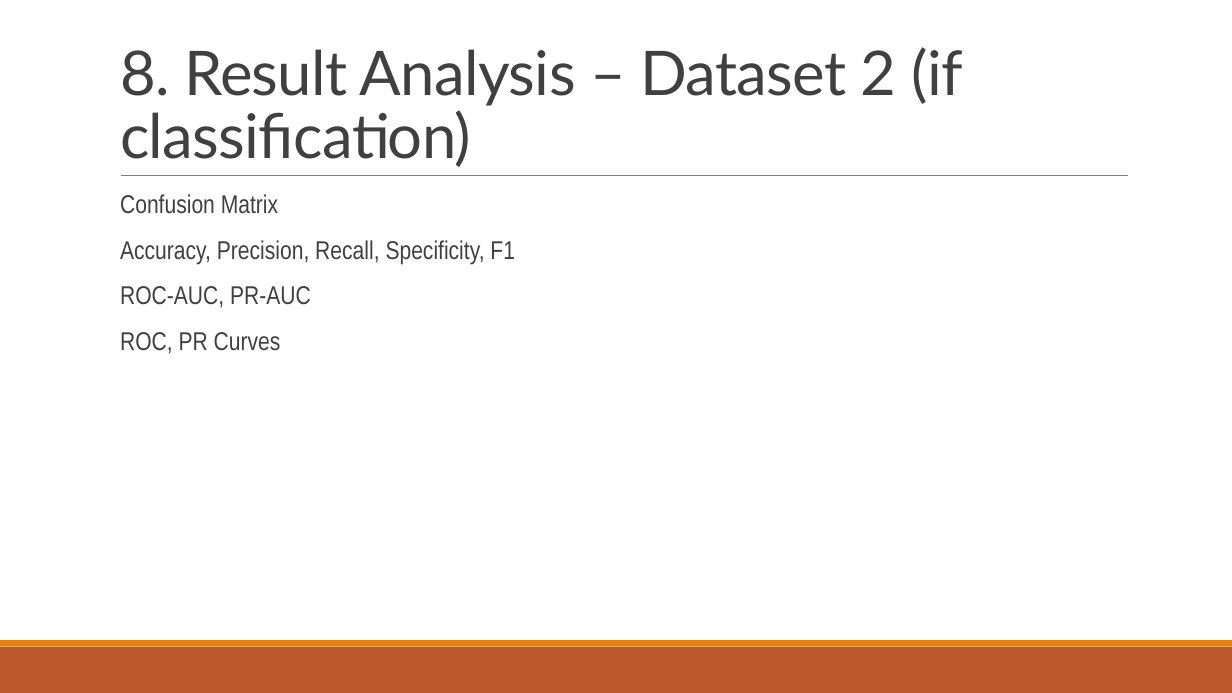
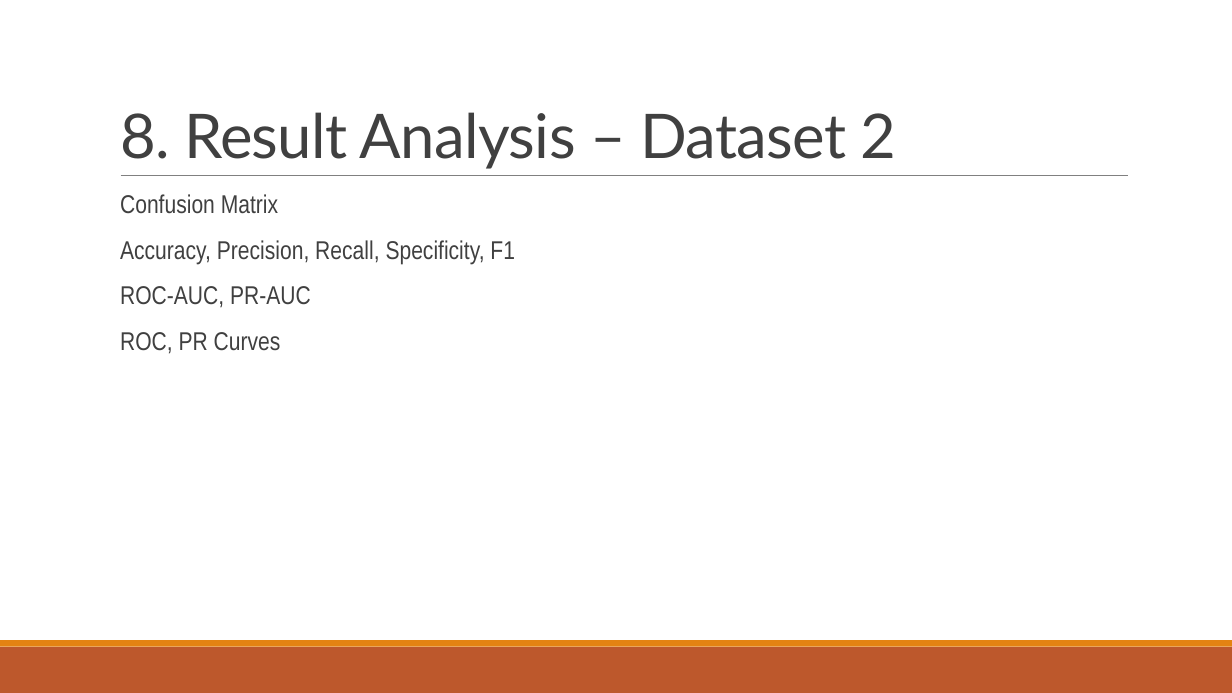
Before and after one commit to akay6483/mmml-ecommerce, a slide deck: slide 9 of docs/23CSE301_A8.pptx. Drawn at 1232x693 pixels with LibreOffice and Linux fonts; fonts in the diff are those of the drawing; background and template pictures are left out. Boxes give left, top, right and bottom in pixels: in the first picture for what was removed or moved away, otherwise in the second. Text is boxed around its words. In the diff, an @@ line names an element or a change of style, - is before the commit and + after.

```diff
--- a/docs/23CSE301_A8.pptx
+++ b/docs/23CSE301_A8.pptx
@@ title at [120,112,897,169]: text changed @@
-8. Result Analysis – Dataset 2 (if classification)
+8. Result Analysis – Dataset 2
```
Also in this commit, not shown: 1 other slide changed, 2 other files.
